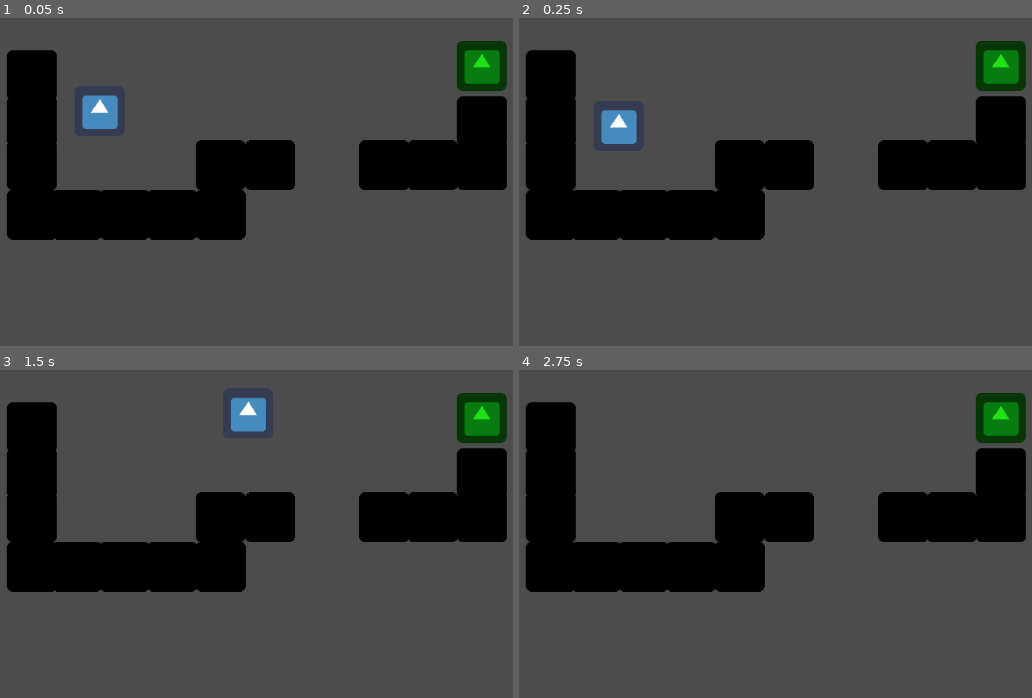
Above: before the commit, frames 1-4 (two rows, left to right).
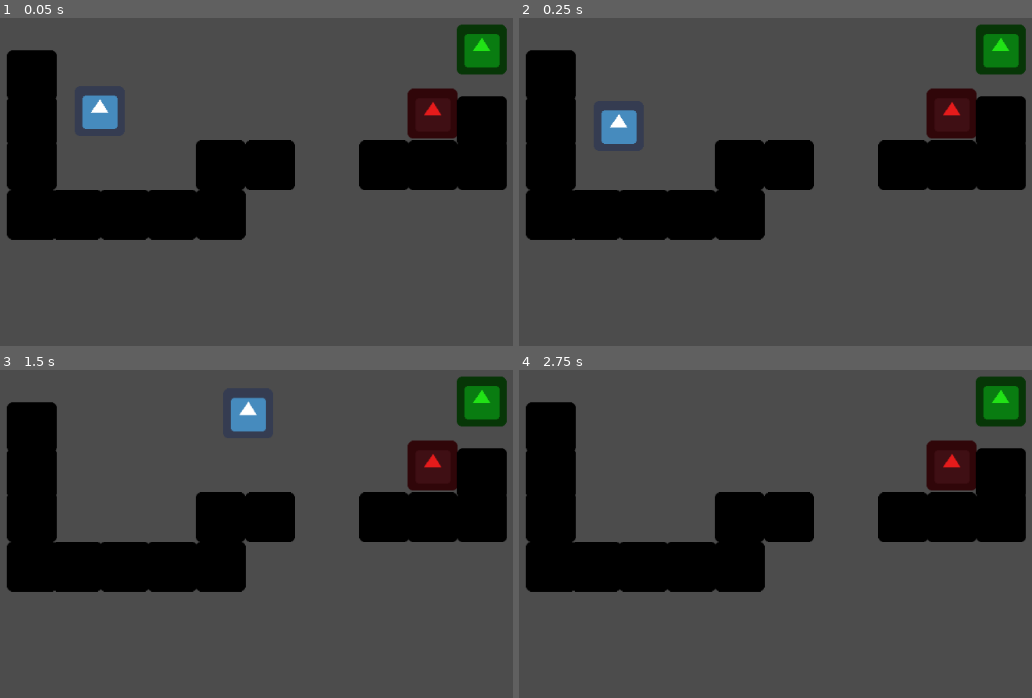
Above: after the commit, the same moments.

Repository: auslynn/07-2D-Platformer
Game: Godot game, scene res://World.tscn
Two runs of this game, one before a commit and one after it. Both use one fixed random seed, a clock stepped at 60 frames per second and the inputs below. The engine's default icon, where the game draws it, is replaced by a stand-in: a white triangle on a blue panel in a dark square.
Inputs:
- Up to frame 1 (0.05 s): no input
- Up to frame 2 (0.25 s): no input
- Up to frame 3 (1.5 s): hold Right (ui_right) from 0.53 s (still down); tap Up (ui_up) at 0.77 s
- Up to frame 4 (2.75 s): tap Up (ui_up) at 1.52 s; release Right (ui_right) at 2.03 s; hold Left (ui_left) from 2.03 s (still down)

The runs differ from the first frame. In frame 1, 2.9% of the frame differs, in the area x 79-99%, y 1-37%; in frame 2, 2.9%; in frame 3, 2.9%; in frame 4, 2.9%.

Commit message:
added blocks that disappear when touched

Diff:
--- /dev/null
+++ b/Enemy.gd
@@ -0,0 +1,7 @@
+extends Area2D
+
+func _physics_process(delta):
+	var bodies = get_overlapping_bodies()
+	for body in bodies:
+		if body.name == "Player":
+			queue_free()
--- a/Player.gd
+++ b/Player.gd
@@ -19,4 +19,7 @@
 		if Input.is_action_just_pressed("ui_up"):
 			motion.y = -400
 
+	if is_on_wall():
+		queue_free()
+
 	motion = move_and_slide(motion, UP)
--- a/World.tscn
+++ b/World.tscn
@@ -1,8 +1,9 @@
-[gd_scene load_steps=7 format=2]
+[gd_scene load_steps=9 format=2]
 
 [ext_resource path="res://icon.png" type="Texture" id=1]
 [ext_resource path="res://KinematicBody2D.gd" type="Script" id=2]
 [ext_resource path="res://Area2D.gd" type="Script" id=3]
+[ext_resource path="res://Enemy.gd" type="Script" id=4]
 
 [sub_resource type="RectangleShape2D" id=1]
 extents = Vector2( 30.4599, 30.216 )
@@ -12,6 +13,9 @@
 
 [sub_resource type="RectangleShape2D" id=3]
 extents = Vector2( 31.076, 28.8264 )
+
+[sub_resource type="RectangleShape2D" id=4]
+extents = Vector2( 31.6456, 30.8182 )
 
 [node name="World" type="Node2D"]
 
@@ -213,7 +217,7 @@
 shape = SubResource( 2 )
 
 [node name="Area2D" type="Area2D" parent="."]
-position = Vector2( 824.466, 206.029 )
+position = Vector2( 824.466, 185.175 )
 script = ExtResource( 3 )
 __meta__ = {
 "_edit_group_": true
@@ -226,3 +230,18 @@
 
 [node name="CollisionShape2D" type="CollisionShape2D" parent="Area2D"]
 shape = SubResource( 3 )
+
+[node name="Enemy" type="Area2D" parent="."]
+modulate = Color( 0.901961, 0.109804, 0.109804, 1 )
+position = Vector2( 761.308, 262 )
+script = ExtResource( 4 )
+__meta__ = {
+"_edit_group_": true
+}
+
+[node name="icon" type="Sprite" parent="Enemy"]
+position = Vector2( -0.0772705, 4.36975 )
+texture = ExtResource( 1 )
+
+[node name="CollisionShape2D" type="CollisionShape2D" parent="Enemy"]
+shape = SubResource( 4 )
--- a/World2.tscn
+++ b/World2.tscn
@@ -1,8 +1,9 @@
-[gd_scene load_steps=7 format=2]
+[gd_scene load_steps=9 format=2]
 
 [ext_resource path="res://icon.png" type="Texture" id=1]
 [ext_resource path="res://Player.gd" type="Script" id=2]
 [ext_resource path="res://ToWorld1.gd" type="Script" id=3]
+[ext_resource path="res://Enemy.gd" type="Script" id=4]
 
 [sub_resource type="RectangleShape2D" id=1]
 extents = Vector2( 28.3327, 28.6039 )
@@ -12,6 +13,9 @@
 
 [sub_resource type="RectangleShape2D" id=3]
 extents = Vector2( 28.3327, 31.9279 )
+
+[sub_resource type="RectangleShape2D" id=4]
+extents = Vector2( 29.4406, 29.7119 )
 
 [node name="World2" type="Node"]
 
@@ -212,17 +216,32 @@
 [node name="CollisionShape2D" type="CollisionShape2D" parent="Walls/Wall6"]
 shape = SubResource( 2 )
 
-[node name="Area2D" type="Area2D" parent="."]
-position = Vector2( 932.964, 127.496 )
+[node name="Portal" type="Area2D" parent="."]
+position = Vector2( 932.964, 72.0942 )
 script = ExtResource( 3 )
 __meta__ = {
 "_edit_group_": true
 }
 
-[node name="icon" type="Sprite" parent="Area2D"]
+[node name="icon" type="Sprite" parent="Portal"]
 modulate = Color( 0.196078, 0.92549, 0.0705882, 1 )
 position = Vector2( -0.476257, -2.01103 )
 texture = ExtResource( 1 )
 
-[node name="CollisionShape2D" type="CollisionShape2D" parent="Area2D"]
+[node name="CollisionShape2D" type="CollisionShape2D" parent="Portal"]
 shape = SubResource( 3 )
+
+[node name="Enemy" type="Area2D" parent="."]
+position = Vector2( 869.806, 145.152 )
+script = ExtResource( 4 )
+__meta__ = {
+"_edit_group_": true
+}
+
+[node name="icon" type="Sprite" parent="Enemy"]
+modulate = Color( 0.905882, 0.0745098, 0.0745098, 1 )
+position = Vector2( -1.58429, 1.31306 )
+texture = ExtResource( 1 )
+
+[node name="CollisionShape2D" type="CollisionShape2D" parent="Enemy"]
+shape = SubResource( 4 )
